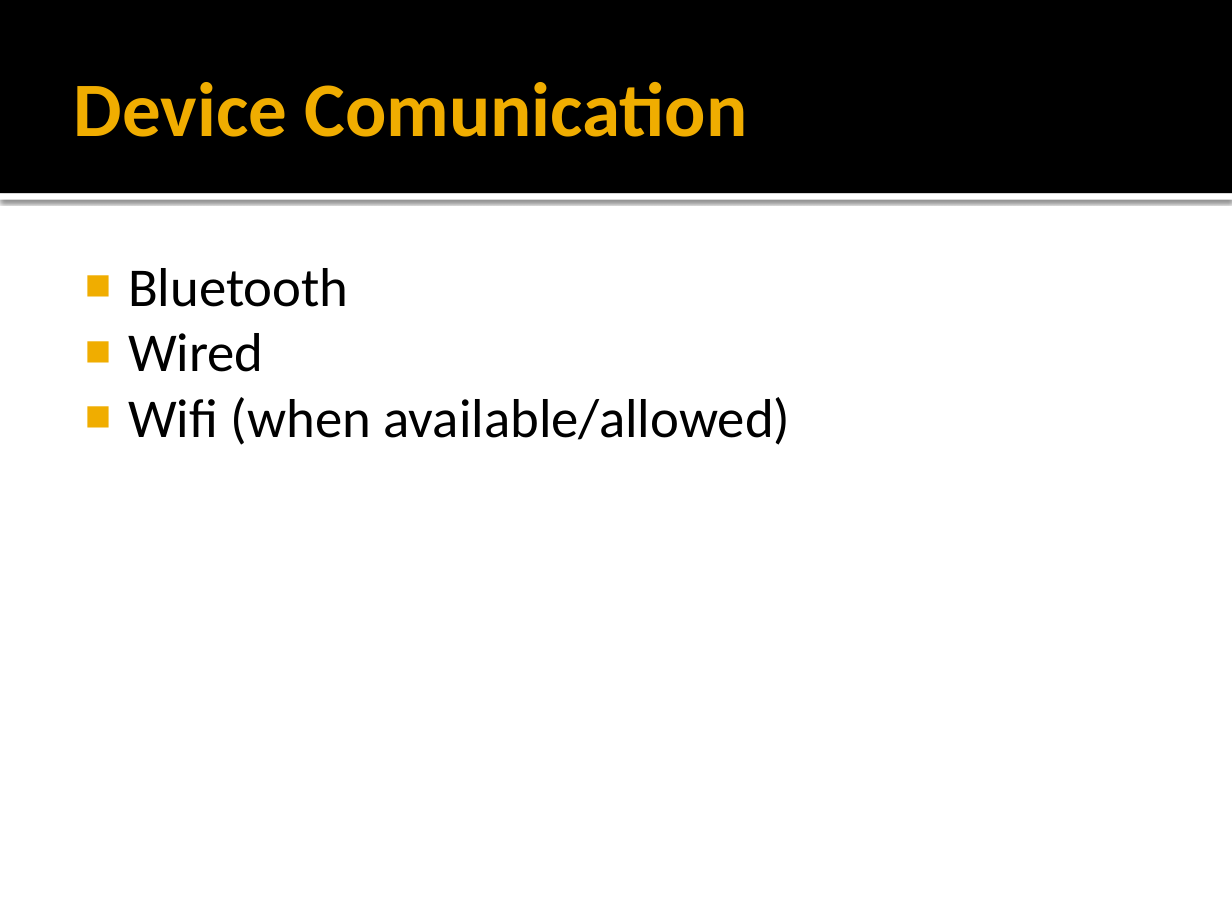
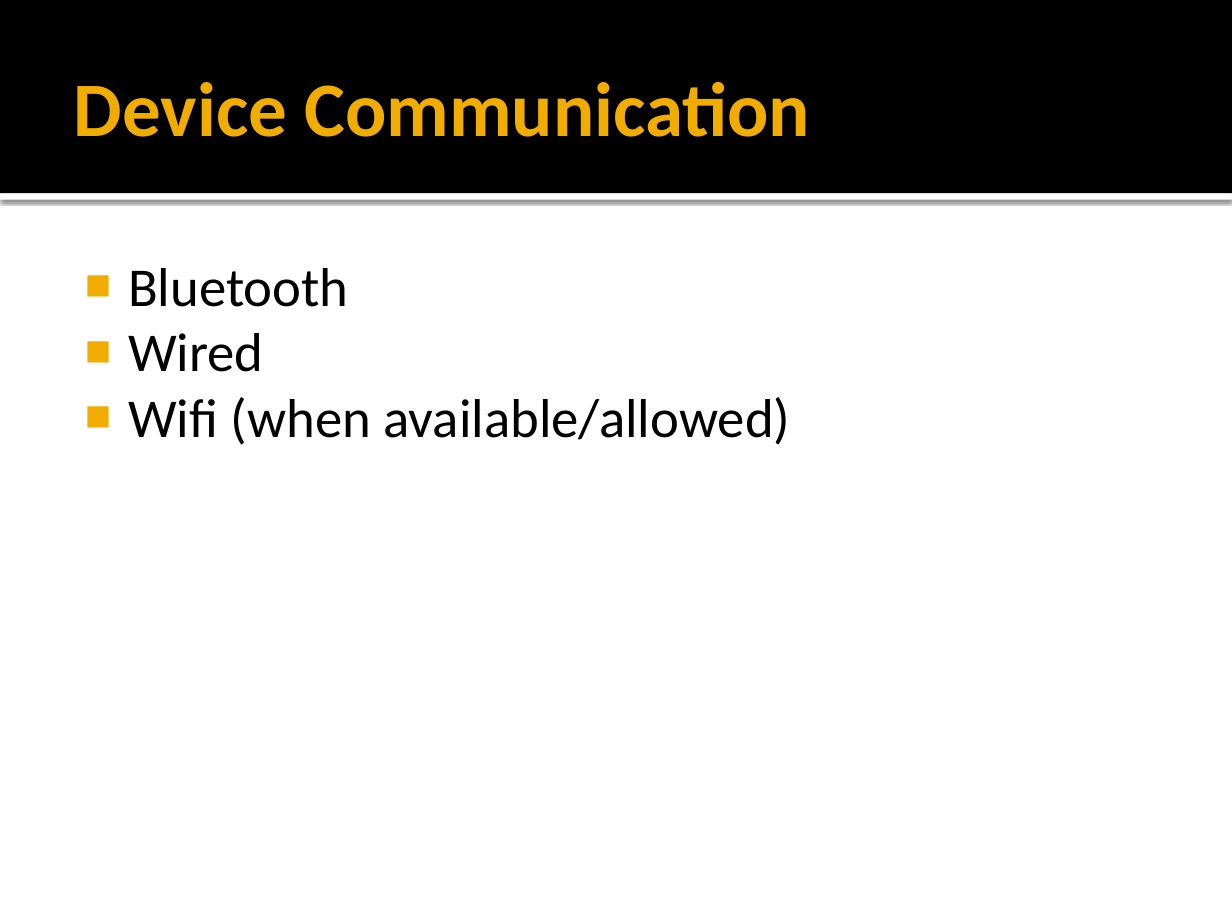
Before and after one commit to HVA-FRC-3824/AndroidLearning, a slide deck: slide 8 of Presentation.pptx (slide 7 before the commit). Drawn at 1232x924 pixels with LibreOffice and Linux fonts; fonts in the diff are those of the drawing. Boxes give left, top, right and bottom in pixels: in the first picture for what was removed or moved away, otherwise in the second. Text is boxed around its words. In the diff, an @@ line names an element or a change of style, - is before the commit and + after.

```diff
--- a/Presentation.pptx
+++ b/Presentation.pptx
@@ title at (x1=74, y1=82, x2=811, y2=137): text changed @@
-Device Comunication
+Device Communication
```
Also in this commit, not shown: 3 other slides changed, 1 slide added, 3 other files.
